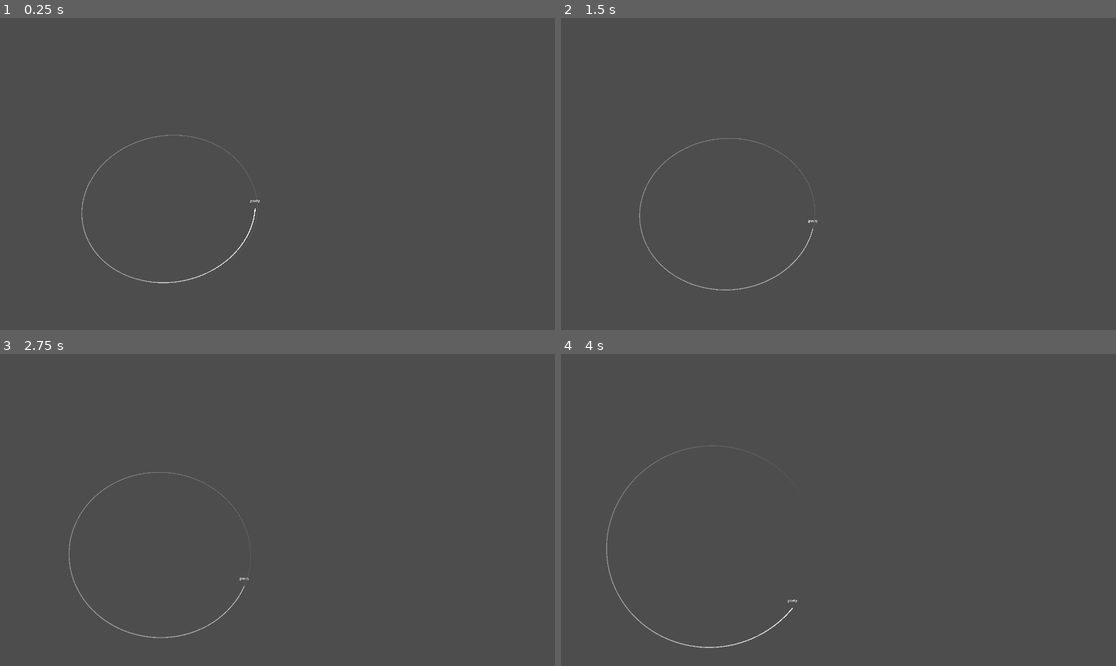
Above: before the commit, frames 1-4 (two rows, left to right).
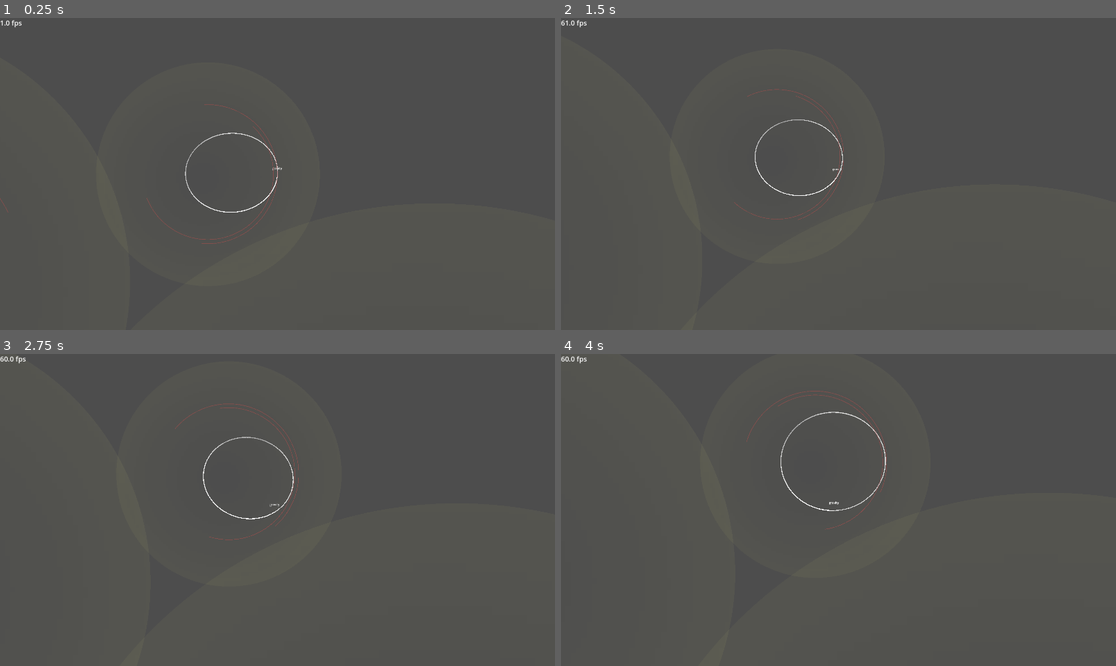
Above: after the commit, the same moments.

Repository: cmoll24/TidalVoid
Game: Godot game, scene res://src/orbit_test.tscn
The game is run twice, just before and just after one commit, with the same random seed, the same clock (stepped at 60 frames per second) and the same inputs.
Inputs (mouse positions are in pixels of both pictures, inside the frame that each line leads up to):
- Up to frame 1 (0.25 s): no input
- Up to frame 2 (1.5 s): move the mouse to (960, 158) at 0.52 s; hold Right (thrust_right) 0.53-1.28 s; tap Mouse wheel up (zoom_in, bound only after the commit) at 0.6 s; tap Mouse wheel down (zoom_out, bound only after the commit) at 0.8, 1.35 s; move the mouse to (727, 189) at 1.27 s; hold Down (thrust_down) from 1.28 s (still down)
- Up to frame 3 (2.75 s): tap Mouse wheel up (zoom_in, bound only after the commit) at 1.55, 2.1 s; move the mouse to (333, 441) at 2.02 s; release Down (thrust_down) at 2.03 s; hold Right (thrust_right) from 2.03 s (still down); tap Mouse wheel down (zoom_out, bound only after the commit) at 2.3 s
- Up to frame 4 (4 s): move the mouse to (810, 572) at 2.77 s; release Right (thrust_right) at 2.78 s; hold Down (thrust_down) 2.78-3.53 s; tap Mouse wheel down (zoom_out, bound only after the commit) at 2.85, 3.8 s; tap Mouse wheel up (zoom_in, bound only after the commit) at 3.05, 3.6 s; move the mouse to (1005, 556) at 3.52 s; hold Left (thrust_left) from 3.53 s (still down)

The runs differ from the first frame. In frame 1, 0.6% of the frame differs, in the area x 0-51%, y 0-86%; in frame 2, 0.6%; in frame 3, 0.6%; in frame 4, 0.7%, in the area x 0-59%, y 0-95%.

Commit message:
Added collectables, third planet, and gravity influence indicators

Diff:
--- /dev/null
+++ b/tidal-void/assets/shaders/circle.gdshader
@@ -0,0 +1,18 @@
+shader_type canvas_item;
+
+uniform float radius : hint_range(0.0, 1.0) = 0.5;
+uniform float edge_smoothness : hint_range(0.0, 1.0) = 0.01;
+
+void fragment() {
+	vec4 pixelColor = texture(TEXTURE, UV);
+
+	//We center the uv coordinates
+	vec2 uv = UV - 0.5;
+
+	float dist = length(uv);
+
+	float mask = 1.0 - smoothstep(radius - edge_smoothness, radius + edge_smoothness, dist);
+
+	COLOR = pixelColor;
+	COLOR.a = pixelColor.a * mask;
+}
--- a/tidal-void/project.godot
+++ b/tidal-void/project.godot
@@ -19,6 +19,10 @@
 
 window/size/viewport_width=1920
 window/size/viewport_height=1080
+
+[global_group]
+
+gravity_sources=""
 
 [input]
 
@@ -42,6 +46,16 @@
 "events": [Object(InputEventKey,"resource_local_to_scene":false,"resource_name":"","device":-1,"window_id":0,"alt_press …(195 unchanged characters)…
 ]
 }
+zoom_in={
+"deadzone": 0.2,
+"events": [Object(InputEventMouseButton,"resource_local_to_scene":false,"resource_name":"","device":-1,"window_id":0,"alt_pressed":false,"shift_pressed":false,"ctrl_pressed":false,"meta_pressed":false,"button_mask":0,"position":Vector2(0, 0),"global_position":Vector2(0, 0),"factor":1.0,"button_index":4,"canceled":false,"pressed":false,"double_click":false,"script":null)
+]
+}
+zoom_out={
+"deadzone": 0.2,
+"events": [Object(InputEventMouseButton,"resource_local_to_scene":false,"resource_name":"","device":-1,"window_id":0,"alt_pressed":false,"shift_pressed":false,"ctrl_pressed":false,"meta_pressed":false,"button_mask":0,"position":Vector2(0, 0),"global_position":Vector2(0, 0),"factor":1.0,"button_index":5,"canceled":false,"pressed":false,"double_click":false,"script":null)
+]
+}
 
 [physics]
 
--- /dev/null
+++ b/tidal-void/src/camera_2d.gd
@@ -0,0 +1,22 @@
+class_name ZoomCamera
+extends Camera2D
+
+@export var min_zoom : float = 0.1
+@export var max_zoom : float = 2.0
+@export var zoom_speed : float = 0.05
+@export var zoom_smoothing : float = 0.1
+
+var target_zoom : float = 1.0
+
+func _ready() -> void:
+	target_zoom = zoom.x
+
+func _input(event: InputEvent) -> void:
+	if event.is_action("zoom_in"):
+		target_zoom = clamp(target_zoom * (1.0 + zoom_speed), min_zoom, max_zoom)
+	elif event.is_action("zoom_out"):
+		target_zoom = clamp(target_zoom / (1.0 + zoom_speed), min_zoom, max_zoom)
+
+func _process(delta: float) -> void:
+	#framerate in-depedent lerp: Mathf.Lerp(a, b, 1 - Mathf.Exp(-lambda * dt)) from https://www.rorydriscoll.com/2016/03/07/frame-rate-independent-damping-using-lerp/
+	zoom = zoom.lerp(Vector2(target_zoom, target_zoom), 1.0 - exp(-zoom_smoothing * delta * 60.0))
--- /dev/null
+++ b/tidal-void/src/collectable.gd
@@ -0,0 +1,54 @@
+class_name Collectable
+extends Area2D
+
+@export var gravity_sources : Array[GravitySource] = []
+var velocity : Vector2 = Vector2.ZERO
+
+func _ready() -> void:
+	gravity_sources.assign(get_tree().get_nodes_in_group("gravity_sources"))
+	velocity = orbital_velocity(get_dominant_body(), global_position)
+
+	var line : Line2D = Line2D.new()
+	line.width = 2.0
+	line.default_color = Color(0.7, 0.3, 0.3, 0.5)
+	get_parent().add_child.call_deferred(line)
+
+	var collectable_traj_predict : CollecTrajectoryPredictor = CollecTrajectoryPredictor.new()
+	collectable_traj_predict.line = line
+	collectable_traj_predict.gravity_sources = gravity_sources
+	collectable_traj_predict.collectable = self
+	collectable_traj_predict.steps = 600
+	get_parent().add_child.call_deferred(collectable_traj_predict)
+
+
+func orbital_velocity(source : GravitySource, pos : Vector2) -> Vector2:
+	if not source:
+		return Vector2.ZERO
+
+	var to_source = source.global_position - pos
+	var distance = to_source.length()
+	var speed = sqrt((source.mass * source.MASS_SCALE) / distance)
+	return to_source.normalized().rotated(PI / 2.0) * speed
+
+func get_dominant_body() -> GravitySource:
+	var strongest_pull = 0.0
+	var dominant_body : GravitySource = null
+	for body in gravity_sources:
+		var pull = body.get_gravity_pull(global_position).length()
+		if pull > strongest_pull:
+			strongest_pull = pull
+			dominant_body = body
+	return dominant_body
+
+func _physics_process(delta: float) -> void:
+	var total_gravity = Vector2.ZERO
+
+	for body in gravity_sources:
+		total_gravity += body.get_gravity_pull(global_position)
+
+	velocity += total_gravity * delta
+	global_position += velocity * delta
+
+func _on_body_entered(body: Node2D) -> void:
+	if body is DriftBody:
+		queue_free()
--- /dev/null
+++ b/tidal-void/src/collectable.tscn
@@ -0,0 +1,13 @@
+[gd_scene format=3 uid="uid://cmvbyrs6dht4x"]
+
+[ext_resource type="Script" uid="uid://c5rwjyeanre2b" path="res://src/collectable.gd" id="1_6f7qm"]
+
+[sub_resource type="RectangleShape2D" id="RectangleShape2D_8g1sw"]
+
+[node name="Collectable" type="Area2D" unique_id=1685557867]
+script = ExtResource("1_6f7qm")
+
+[node name="CollisionShape2D" type="CollisionShape2D" parent="." unique_id=1884730571]
+shape = SubResource("RectangleShape2D_8g1sw")
+
+[connection signal="body_entered" from="." to="." method="_on_body_entered"]
--- a/tidal-void/src/gravity_source.gd
+++ b/tidal-void/src/gravity_source.gd
@@ -1,12 +1,27 @@
 class_name GravitySource
 extends StaticBody2D
 
+@onready var pull_radius_circle = $PullRadius
+
 @export var mass : float = 1000.0
 const MASS_SCALE = 1000.0 #the masses must be big so this a multipler
-@export var pull_radius : float = 600.0
+var pull_radius : float = 600.0
 @export var collision_radius : float = 50.0
 
 @export var no_grav_radius : float = 1.0
+
+@export var negligible_threshold: float = 10.0
+
+func _ready() -> void:
+	pull_radius = calculate_pull_radius()
+	print(pull_radius)
+	pull_radius_circle.scale = Vector2(pull_radius, pull_radius) / 50.0 #because scale is diameter
+	pull_radius_circle.position = -Vector2(pull_radius, pull_radius)# / 2.0
+
+func calculate_pull_radius() -> float:
+	# solve: (mass * MASS_SCALE) / distance^2 = threshold
+	# therefore: distance = sqrt((mass * MASS_SCALE) / threshold)
+	return sqrt((mass * MASS_SCALE) / negligible_threshold)
 
 func get_gravity_pull(from_positon : Vector2) -> Vector2:
 	var offset_distance = global_position - from_positon
--- /dev/null
+++ b/tidal-void/src/orbit/collectable_trajectory_predictor.gd
@@ -0,0 +1,43 @@
+class_name CollecTrajectoryPredictor
+extends Node
+
+@export var line : Line2D
+@export var steps : int = 2000
+@export var gravity_sources : Array[GravitySource]
+
+@export var collectable : Collectable
+
+func _process(_delta: float) -> void:
+	if not collectable:
+		line.queue_free()
+		queue_free()
+	else:
+		draw_trajectory()
+
+func draw_trajectory() -> void:
+	var step = 1.0 / ProjectSettings.get_setting("physics/common/physics_ticks_per_second")
+
+	var sim_pos = collectable.global_position
+	var sim_vel = collectable.velocity
+	var points : PackedVector2Array = [sim_pos]
+
+	for i in steps:
+		#simulate gravity
+		var grav = Vector2.ZERO
+		for body in gravity_sources:
+			grav += body.get_gravity_pull(sim_pos)
+		sim_vel += grav * step
+		sim_pos += sim_vel * step
+
+		#we stop drwaing if we hit an orbital body
+		var hit = false
+		for body in gravity_sources:
+			if sim_pos.distance_to(body.global_position) < body.collision_radius:
+				hit = true
+				break
+		if hit:
+			break
+		else:
+			points.append(sim_pos)
+
+	line.points = points
--- /dev/null
+++ b/tidal-void/src/orbit/collectable_trajectory_predictor.tscn
@@ -0,0 +1,6 @@
+[gd_scene format=3 uid="uid://bsd3px3q1x5hj"]
+
+[ext_resource type="Script" uid="uid://dna60cb0pvxk0" path="res://src/orbit/collectable_trajectory_predictor.gd" id="1_yvqpr"]
+
+[node name="TrajectoryPredictor" type="Node" unique_id=401195789]
+script = ExtResource("1_yvqpr")
--- /dev/null
+++ b/tidal-void/src/orbit_test.gd
@@ -0,0 +1,6 @@
+extends Node2D
+
+@onready var fps_label = $CanvasLayer/FPSLabel
+
+func _process(_delta: float) -> void:
+	fps_label.text = str(Engine.get_frames_per_second()) + " fps"
--- a/tidal-void/src/orbit_test.tscn
+++ b/tidal-void/src/orbit_test.tscn
@@ -1,42 +1,98 @@
 [gd_scene format=3 uid="uid://bcsp2j6ktrslb"]
 
 [ext_resource type="PackedScene" uid="uid://p15eipntvile" path="res://src/planet.tscn" id="1_4heml"]
+[ext_resource type="Script" uid="uid://d16ds6a0n0pde" path="res://src/orbit_test.gd" id="1_hd3kg"]
 [ext_resource type="PackedScene" uid="uid://dpc0b3n2r5f74" path="res://src/player/player.tscn" id="2_gnnns"]
 [ext_resource type="PackedScene" uid="uid://ee06mynd5n8m" path="res://src/player/InputHandler.tscn" id="3_gen7d"]
+[ext_resource type="Script" uid="uid://dx800fg7pgkn7" path="res://src/camera_2d.gd" id="3_s70ra"]
 [ext_resource type="PackedScene" uid="uid://db3gtf6gcmmhf" path="res://src/orbit/trajectory_predictor.tscn" id="4_je76y"]
+[ext_resource type="PackedScene" uid="uid://cmvbyrs6dht4x" path="res://src/collectable.tscn" id="5_axjf6"]
+
+[sub_resource type="CircleShape2D" id="CircleShape2D_hd3kg"]
+radius = 200.0
 
 [sub_resource type="Gradient" id="Gradient_je76y"]
-offsets = PackedFloat32Array(0, 0.61728394, 1)
-colors = PackedColorArray(1, 1, 1, 1, 0.33, 0.33, 0.33, 0.38431373, 0.33, 0.33, 0.33, 0)
+offsets = PackedFloat32Array(0, 0.79012346, 0.9259259, 1)
+colors = PackedColorArray(1, 1, 1, 1, 0.92, 0.92, 0.92, 0.67058825, 0.33, 0.33, 0.33, 0.38431373, 0.33, 0.33, 0.33, 0)
 
 [node name="OrbitTestScene" type="Node2D" unique_id=730832755]
+script = ExtResource("1_hd3kg")
 
 [node name="Planet" parent="." unique_id=519984572 instance=ExtResource("1_4heml")]
 position = Vector2(423, 690)
-mass = 3000.0
-pull_radius = 700.0
+mass = 8000.0
 collision_radius = 70.0
 
 [node name="Planet2" parent="." unique_id=1740166484 instance=ExtResource("1_4heml")]
-position = Vector2(1384, 259)
+position = Vector2(1587, 318)
 mass = 1500.0
 collision_radius = 70.0
 
+[node name="Planet3" parent="." unique_id=219364871 instance=ExtResource("1_4heml")]
+position = Vector2(2371, 1902)
+mass = 22000.0
+collision_radius = 210.0
+
+[node name="CollisionShape2D2" type="CollisionShape2D" parent="Planet3" unique_id=607027697]
+shape = SubResource("CircleShape2D_hd3kg")
+
 [node name="Player" parent="." unique_id=1840910455 node_paths=PackedStringArray("gravity_sources") instance=ExtResource("2_gnnns")]
-position = Vector2(883, 646)
+position = Vector2(1828, 311)
 linear_velocity = Vector2(0, 55)
 thrust_power = 10.0
-gravity_sources = [NodePath("../Planet"), NodePath("../Planet2")]
+gravity_sources = [NodePath("../Planet"), NodePath("../Planet2"), NodePath("../Planet3")]
+
+[node name="Camera2D" type="Camera2D" parent="Player" unique_id=1784519845]
+position_smoothing_enabled = true
+script = ExtResource("3_s70ra")
 
 [node name="InputHandler" parent="." unique_id=1484923074 node_paths=PackedStringArray("player") instance=ExtResource("3_gen7d")]
 player = NodePath("../Player")
 
 [node name="TrajectoryPredictor" parent="." unique_id=401195789 node_paths=PackedStringArray("line", "gravity_sources", "player") instance=ExtResource("4_je76y")]
 line = NodePath("../Line2D")
-steps = 2000
-gravity_sources = [NodePath("../Planet"), NodePath("../Planet2")]
+steps = 1000
+gravity_sources = [NodePath("../Planet"), NodePath("../Planet2"), NodePath("../Planet3")]
 player = NodePath("../Player")
 
 [node name="Line2D" type="Line2D" parent="." unique_id=203975512]
 width = 3.0
 gradient = SubResource("Gradient_je76y")
+
+[node name="Collectable" parent="." unique_id=1685557867 instance=ExtResource("5_axjf6")]
+position = Vector2(512.2966, 452.5486)
+
+[node name="Collectable2" parent="." unique_id=241563427 instance=ExtResource("5_axjf6")]
+position = Vector2(569, 668)
+
+[node name="Collectable3" parent="." unique_id=84615810 instance=ExtResource("5_axjf6")]
+position = Vector2(1369, 381)
+
+[node name="Collectable4" parent="." unique_id=1964092763 instance=ExtResource("5_axjf6")]
+position = Vector2(1545, 555)
+
+[node name="Collectable5" parent="." unique_id=1892822805 instance=ExtResource("5_axjf6")]
+position = Vector2(782, 552)
+
+[node name="Collectable6" parent="." unique_id=1945323454 instance=ExtResource("5_axjf6")]
+position = Vector2(830, 532)
+
+[node name="Collectable7" parent="." unique_id=342270177 instance=ExtResource("5_axjf6")]
+position = Vector2(873, 505)
+
+[node name="Collectable8" parent="." unique_id=574767553 instance=ExtResource("5_axjf6")]
+position = Vector2(909, 478)
+
+[node name="Collectable9" parent="." unique_id=148827875 instance=ExtResource("5_axjf6")]
+position = Vector2(1911, 1212)
+
+[node name="Collectable10" parent="." unique_id=512758479 instance=ExtResource("5_axjf6")]
+position = Vector2(2142, 1630)
+
+[node name="CanvasLayer" type="CanvasLayer" parent="." unique_id=1725245320]
+
+[node name="FPSLabel" type="Label" parent="CanvasLayer" unique_id=1879251293]
+offset_right = 40.0
+offset_bottom = 23.0
+theme_override_font_sizes/font_size = 24
+text = "FPS"
--- a/tidal-void/src/planet.tscn
+++ b/tidal-void/src/planet.tscn
@@ -1,12 +1,45 @@
 [gd_scene format=3 uid="uid://p15eipntvile"]
 
 [ext_resource type="Script" uid="uid://dmxg4ii735gl4" path="res://src/gravity_source.gd" id="1_qm4g4"]
+[ext_resource type="Shader" uid="uid://desdltq05v5mw" path="res://assets/shaders/circle.gdshader" id="2_klrcr"]
 
 [sub_resource type="CircleShape2D" id="CircleShape2D_klrcr"]
 radius = 50.0
 
-[node name="Planet" type="StaticBody2D" unique_id=519984572]
+[sub_resource type="ShaderMaterial" id="ShaderMaterial_s2205"]
+shader = ExtResource("2_klrcr")
+shader_parameter/radius = 0.50000002375
+shader_parameter/edge_smoothness = 0.0
+
+[sub_resource type="Gradient" id="Gradient_klrcr"]
+offsets = PackedFloat32Array(0, 0.6987952, 0.9096386, 1)
+colors = PackedColorArray(1, 1, 0.5254902, 0, 1, 1, 0.5254902, 0.042721722, 1, 1, 0.5254902, 0.13725491, 1, 1, 0.5254902, 0)
+
+[sub_resource type="GradientTexture2D" id="GradientTexture2D_s2205"]
+gradient = SubResource("Gradient_klrcr")
+width = 100
+height = 100
+fill = 1
+fill_from = Vector2(0.47826087, 0.5173913)
+
+[node name="Planet" type="StaticBody2D" unique_id=519984572 groups=["gravity_sources"]]
 script = ExtResource("1_qm4g4")
 
 [node name="CollisionShape2D" type="CollisionShape2D" parent="." unique_id=1343489286]
 shape = SubResource("CircleShape2D_klrcr")
+
+[node name="PullRadius" type="TextureRect" parent="." unique_id=1929894957]
+material = SubResource("ShaderMaterial_s2205")
+anchors_preset = 8
+anchor_left = 0.5
+anchor_top = 0.5
+anchor_right = 0.5
+anchor_bottom = 0.5
+offset_left = -50.0
+offset_top = -50.0
+offset_right = 50.0
+offset_bottom = 50.0
+grow_horizontal = 2
+grow_vertical = 2
+texture = SubResource("GradientTexture2D_s2205")
+stretch_mode = 3
Binary file added: tidal-void/assets/circle.png
Not shown, added: tidal-void/assets/circle.png.import
Not shown, added: tidal-void/assets/shaders/circle.gdshader.uid
Not shown, added: tidal-void/src/camera_2d.gd.uid
Not shown, added: tidal-void/src/collectable.gd.uid
Not shown, added: tidal-void/src/orbit/collectable_trajectory_predictor.gd.uid
Not shown, added: tidal-void/src/orbit_test.gd.uid
